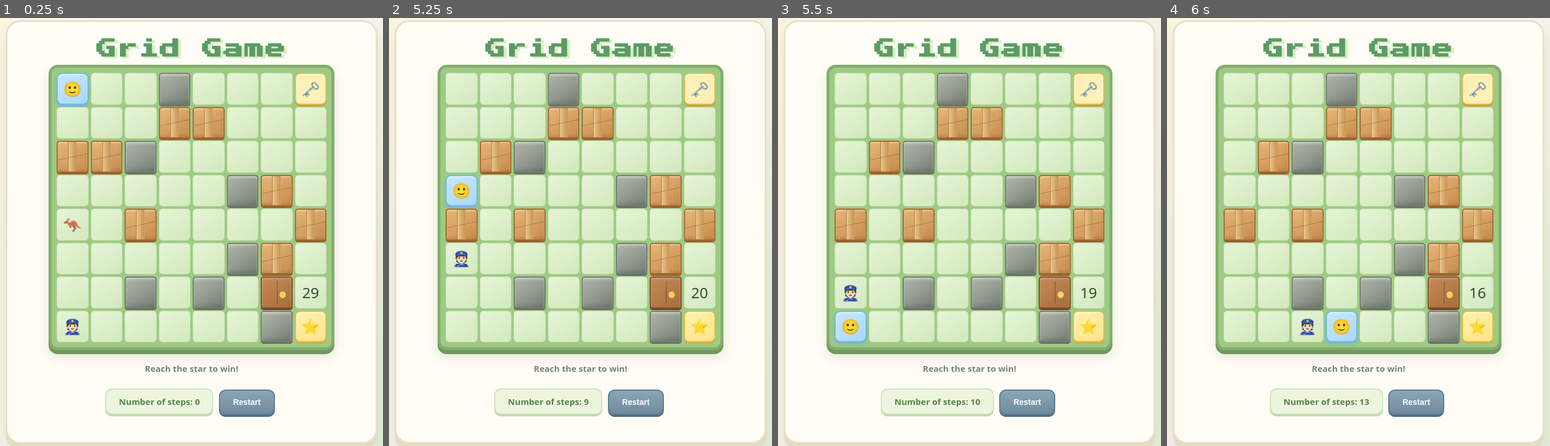
Above: before the commit, frames 1-4 (left to right).
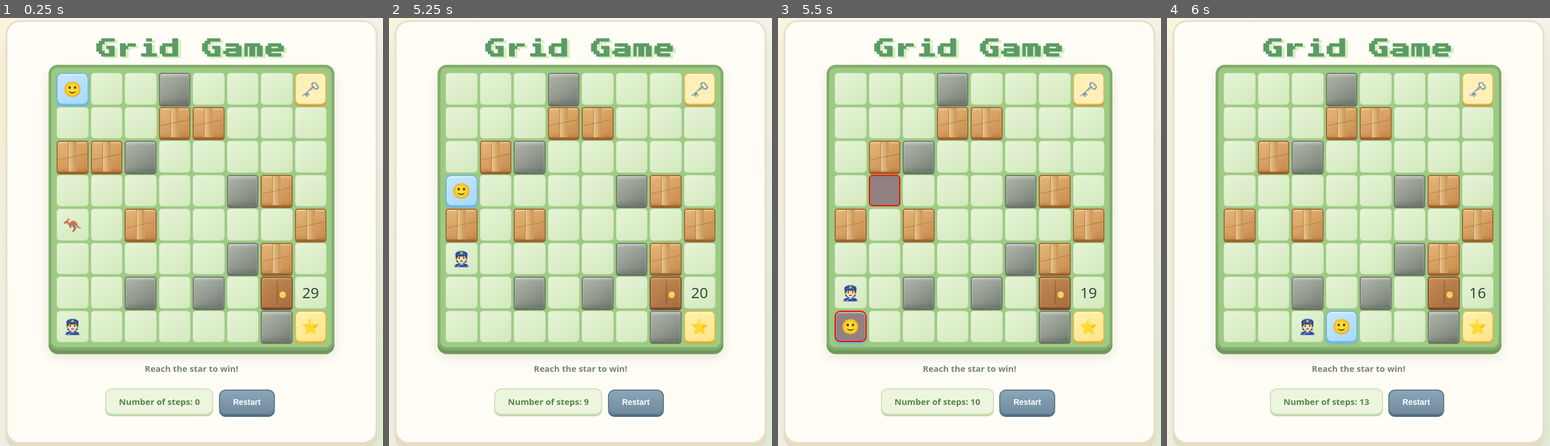
Above: after the commit, the same moments.

Repository: ChanduV20/grid-game
Game: browser game, page index.html
Same seed, same stepped clock (60 frames per second), same inputs: the game is played once before the commit and once after it.
Inputs:
- Up to frame 1 (0.25 s): no input
- Up to frame 2 (5.25 s): click "Restart" at 0.27 s; hold Down 1.03-1.78 s; hold Left 1.83-1.93 s; hold Up 1.98-2.48 s; hold Up 2.73-2.93 s; hold Up 2.98-3.08 s; hold Up 3.13-3.88 s; hold Up 3.93-4.27 s; hold Down from 4.52 s (still down)
- Up to frame 3 (5.5 s): release Down at 5.27 s; hold Left 5.32-5.42 s; hold Right from 5.47 s (still down)
- Up to frame 4 (6 s): keep holding Right

Frames 1-2 are identical in both runs. In frame 3, 1.1% of the frame differs, in the area x 14-32%, y 36-76%; in frame 4, nothing differs.

Commit message:
Fixed random Teleportation and added Teleportation Decoration

Diff:
--- a/game/grid.js
+++ b/game/grid.js
@@ -28,6 +28,14 @@
                 cell.classList.add("box");
                 grid.appendChild(cell);
                 continue;
+            }
+
+            const isHighlighted = state.highlightCells.some(
+                item => item.row === row && item.col === col
+            );
+
+            if (isHighlighted) {
+                cell.classList.add("highlight");
             }
 
             if (row === state.player.row && col === state.player.col) {
@@ -77,7 +85,8 @@
                     cell.textContent = val;
                 }
 
-            }grid.appendChild(cell);
+            }
+            grid.appendChild(cell);
         }
     }
 }
--- a/game/movement.js
+++ b/game/movement.js
@@ -3,7 +3,7 @@
 import { playSound } from "./audio.js";
 import { isEnemyCaughtPlayer, moveEnemy } from "./enemy.js";
 import { isInsideGrid, isBlocked, isBox, isLockedDoor, isEnemy } from "./collision.js";
-
+import { drawGrid } from "./grid.js";
 
 // Check Jump power lands on goal
 function isGoal(row, col){
@@ -171,27 +171,60 @@
         pushedBox = true;
     }
 
-    // check for trap cell
+
     const trapIndex = state.trap.findIndex(
         item => item.row === newRow && item.col === newCol
     );
 
     if (trapIndex !== -1) {
 
-        let trapCells = [] ;
-        let noOfTraps = state.trap.length ;
-        for (let i=0; i < noOfTraps ; i++){
-            if(state.trap[i].row === newRow && state.trap[i].col === newCol) continue ;
-
-            trapCells.push([state.trap[i].row,state.trap[i].col]) ;
-
-        }
-
-        const randomIdx = Math.floor(Math.random() * (noOfTraps-1)) + 1;
-        newRow = state.trap[randomIdx].row ;
-        newCol = state.trap[randomIdx].col ;
-    }
-
+        // Store original trap position
+        const trapRow = newRow;
+        const trapCol = newCol;
+
+        let trapCells = [];
+
+        for (let i = 0; i < state.trap.length; i++) {
+            if (
+                (state.trap[i].row === trapRow &&
+                state.trap[i].col === trapCol) ||
+                (isBox(state.trap[i].row,state.trap[i].col))
+            ) continue;
+
+            trapCells.push([
+                state.trap[i].row,
+                state.trap[i].col
+            ]);
+        }
+
+        if (trapCells.length > 0) {
+            const randomIdx = Math.floor(
+                Math.random() * trapCells.length
+            );
+
+            const destination = {
+                row: trapCells[randomIdx][0],
+                col: trapCells[randomIdx][1]
+            };
+
+            // Highlight original and destination cells
+            state.highlightCells = [
+                { row: trapRow, col: trapCol },
+                { row: destination.row, col: destination.col }
+            ];
+
+            clearTimeout(state.highlightTimer);
+
+            state.highlightTimer = setTimeout(() => {
+                state.highlightCells = [];
+                drawGrid(grid);
+            }, 200);
+
+            // Teleport player
+            newRow = destination.row;
+            newCol = destination.col;
+        }
+    }
 
 
     // Move player
--- a/game/state.js
+++ b/game/state.js
@@ -16,6 +16,8 @@
     counter: 0,
     hasPower: false,
     trap: null,
+    highlightCells: [],
+    highlightTimer: null
 };
 
 export function resetState(level) {
@@ -44,4 +46,6 @@
     state.counter = 0;
     state.hasPower = false;
     state.trap = level.traps.map(item => ({ ...item }));
+    state.highlightCells = [];
+    state.highlightTimer = null;
 }
--- a/style.css
+++ b/style.css
@@ -463,3 +463,8 @@
         font-size: 13px;
     }
 }
+
+.cell.highlight {
+    background: rgb(145, 129, 129) !important;
+    border: 2px solid rgb(255, 0, 0);
+}
